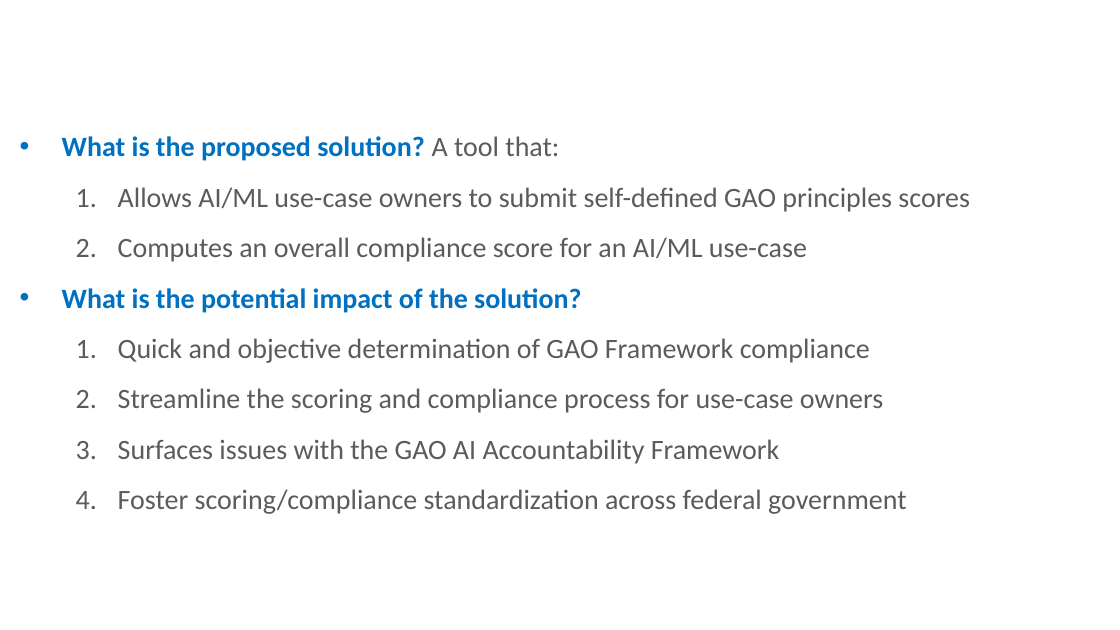
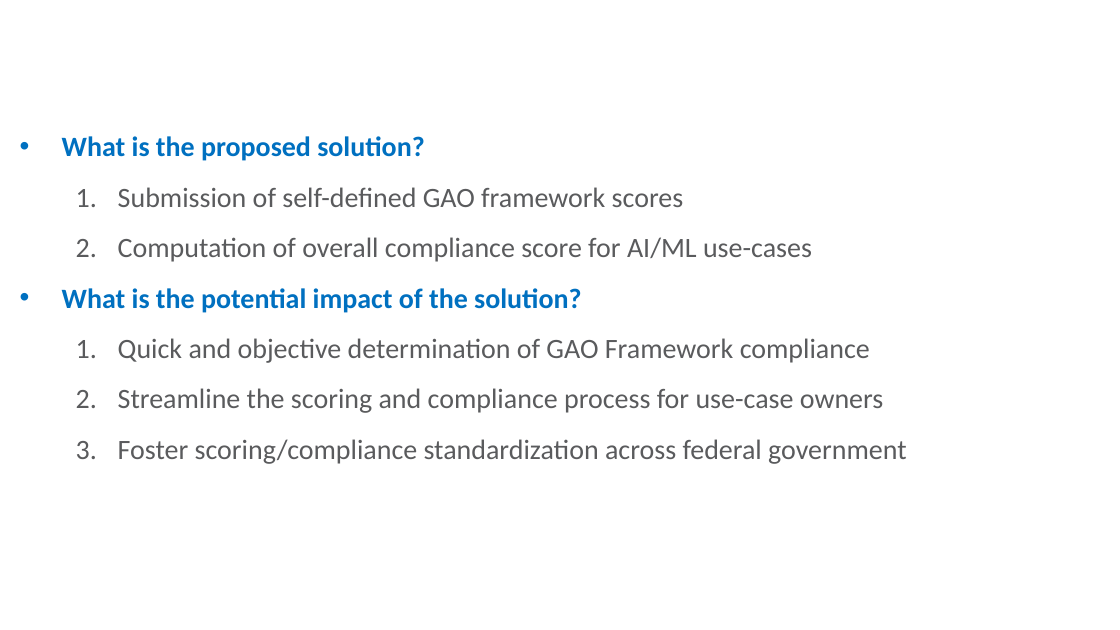
Before and after one commit to ethanmoscot/gao-ai, a slide deck: slide 2 of doc/technical_walkthrough.pptx. Drawn at 1120x630 pixels with LibreOffice and Linux fonts; fonts in the diff are those of the drawing; background and template pictures are left out. Boxes give left, top, right and bottom in pixels: in the first picture for what was removed or moved away, otherwise in the second. Text is boxed around its words. In the diff, an @@ line names an element or a change of style, - is before the commit and + after.

```diff
--- a/doc/technical_walkthrough.pptx
+++ b/doc/technical_walkthrough.pptx
@@ text at (62, 136, 812, 262): text changed @@
-• What is the proposed solution? A tool that:
-  1. Allows AI/ML use-case owners to submit self-defined GAO principles scores
-  2. Computes an overall compliance score for an AI/ML use-case
+• What is the proposed solution?
+  1. Submission of self-defined GAO framework scores
+  2. Computation of overall compliance score for AI/ML use-cases
@@ text at (118, 439, 780, 464): paragraph removed @@
-  3. Surfaces issues with the GAO AI Accountability Framework
```
Also in this commit, not shown: 1 other slide changed, 1 slide removed.
